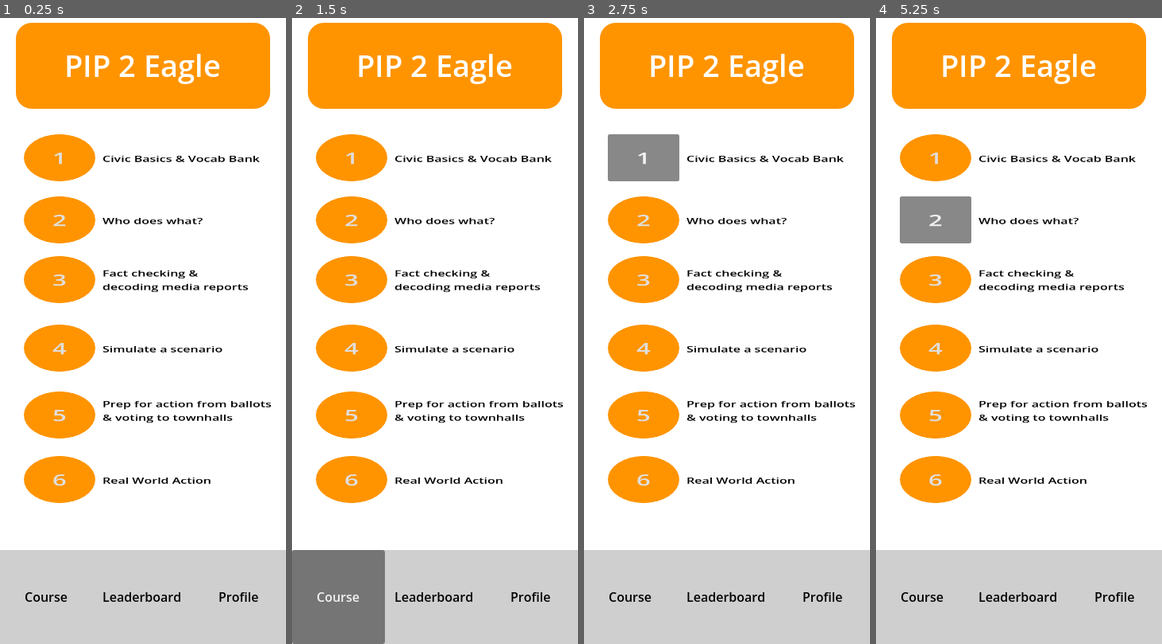
Above: before the commit, frames 1-4 (left to right).
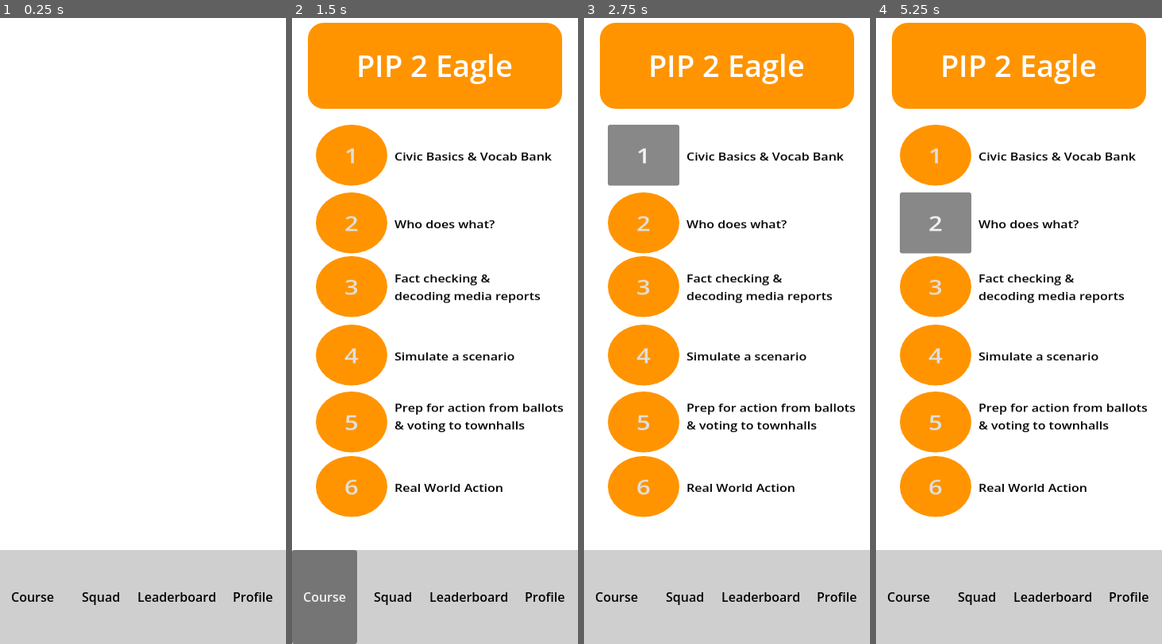
Above: after the commit, the same moments.

Repository: lyhottag13/principled-innovation
Game: Godot game, scene res://control.tscn
The game is run twice, just before and just after one commit, with the same random seed, the same clock (stepped at 60 frames per second) and the same inputs.
Inputs (mouse positions are in pixels of both pictures, inside the frame that each line leads up to):
- Up to frame 1 (0.25 s): no input
- Up to frame 2 (1.5 s): click (392, 593) at 0.5 s, where only the run after the commit has a clickable "Squad"; click "Course" at 1.25 s
- Up to frame 3 (2.75 s): click "1" at 2 s
- Up to frame 4 (5.25 s): click "Leaderboard" at 2.75 s; click "Profile" at 3.5 s; click "Course" at 4.25 s; click "2" at 5 s

The runs differ from the first frame. In frame 1, 23% of the frame differs, in the area x 4-96%, y 0-94%; in frame 2, 9.8%; in frame 3, 8.4%; in frame 4, 8.4%.

Commit message:
Created squad screen

Diff:
--- a/control.gd
+++ b/control.gd
@@ -3,6 +3,7 @@
 @onready var course: Control = %Course
 @onready var leaderboard: Control = %Leaderboard
 @onready var profile: Control = %Profile
+@onready var squad: Control = %Squad
 @onready var main_screen: Node = %MainScreen
 
 func _on_course_button_pressed() -> void:
@@ -23,3 +24,8 @@
 func _hide_screens() -> void:
 	for screen: Control in main_screen.get_children():
 		screen.hide()
+
+
+func _on_squad_button_pressed() -> void:
+	_hide_screens()
+	squad.show()
--- a/control.tscn
+++ b/control.tscn
@@ -9,8 +9,8 @@
 
 [sub_resource type="StyleBoxEmpty" id="StyleBoxEmpty_g4v7s"]
 
-[sub_resource type="StyleBoxFlat" id="StyleBoxFlat_yf5fn"]
-bg_color = Color(1, 0.58124995, 0, 1)
+[sub_resource type="StyleBoxFlat" id="StyleBoxFlat_kbped"]
+bg_color = Color(1, 0.5803922, 0, 1)
 border_color = Color(1, 0.5803922, 0, 1)
 corner_radius_top_left = 20
 corner_radius_top_right = 20
@@ -27,6 +27,14 @@
 [sub_resource type="Theme" id="Theme_gj7qu"]
 Button/font_sizes/font_size = 31
 Button/styles/normal = SubResource("StyleBoxFlat_uchyk")
+
+[sub_resource type="StyleBoxFlat" id="StyleBoxFlat_yf5fn"]
+bg_color = Color(0.59375, 0, 1, 1)
+border_color = Color(1, 0.5803922, 0, 1)
+corner_radius_top_left = 20
+corner_radius_top_right = 20
+corner_radius_bottom_right = 20
+corner_radius_bottom_left = 20
 
 [sub_resource type="StyleBoxFlat" id="StyleBoxFlat_ee4bf"]
 bg_color = Color(1, 0, 0.5062504, 1)
@@ -89,6 +97,13 @@
 theme_override_styles/normal = SubResource("StyleBoxEmpty_g4v7s")
 text = "Course"
 
+[node name="SquadButton" type="Button" parent="BottomPanel/BottomButtonContainer" unique_id=1618123372]
+layout_mode = 2
+size_flags_horizontal = 3
+theme_override_colors/font_color = Color(0, 0, 0, 1)
+theme_override_styles/normal = SubResource("StyleBoxEmpty_g4v7s")
+text = "Squad"
+
 [node name="LeaderboardButton" type="Button" parent="BottomPanel/BottomButtonContainer" unique_id=1477638157]
 layout_mode = 2
 size_flags_horizontal = 3
@@ -108,6 +123,7 @@
 
 [node name="Course" type="Control" parent="MainScreen" unique_id=440000057]
 unique_name_in_owner = true
+visible = false
 layout_mode = 3
 anchors_preset = 15
 anchor_right = 1.0
@@ -131,7 +147,7 @@
 layout_mode = 2
 size_flags_vertical = 1
 theme_override_font_sizes/font_size = 38
-theme_override_styles/normal = SubResource("StyleBoxFlat_yf5fn")
+theme_override_styles/normal = SubResource("StyleBoxFlat_kbped")
 text = "PIP 2 Eagle"
 horizontal_alignment = 1
 vertical_alignment = 1
@@ -144,12 +160,12 @@
 anchor_right = 0.5
 anchor_bottom = 0.5
 offset_left = -150.0
-offset_top = -240.0
+offset_top = -251.99998
 offset_right = -60.0
-offset_bottom = -150.0
-grow_horizontal = 2
-grow_vertical = 2
-scale = Vector2(1, 0.655)
+offset_bottom = -161.99998
+grow_horizontal = 2
+grow_vertical = 2
+scale = Vector2(1, 0.85)
 theme = SubResource("Theme_gj7qu")
 text = "1"
 
@@ -170,12 +186,12 @@
 anchor_right = 0.5
 anchor_bottom = 0.5
 offset_left = -150.0
-offset_top = -162.0
+offset_top = -167.0
 offset_right = -60.0
-offset_bottom = -72.0
-grow_horizontal = 2
-grow_vertical = 2
-scale = Vector2(1, 0.655)
+offset_bottom = -77.0
+grow_horizontal = 2
+grow_vertical = 2
+scale = Vector2(1, 0.85)
 theme = SubResource("Theme_gj7qu")
 text = "2"
 
@@ -201,7 +217,7 @@
 offset_bottom = 3.0
 grow_horizontal = 2
 grow_vertical = 2
-scale = Vector2(1, 0.655)
+scale = Vector2(1, 0.85)
 theme = SubResource("Theme_gj7qu")
 text = "3"
 
@@ -228,7 +244,7 @@
 offset_bottom = 89.00003
 grow_horizontal = 2
 grow_vertical = 2
-scale = Vector2(1, 0.655)
+scale = Vector2(1, 0.85)
 theme = SubResource("Theme_gj7qu")
 text = "4"
 
@@ -254,7 +270,7 @@
 offset_bottom = 173.0
 grow_horizontal = 2
 grow_vertical = 2
-scale = Vector2(1, 0.655)
+scale = Vector2(1, 0.85)
 theme = SubResource("Theme_gj7qu")
 text = "5"
 
@@ -281,7 +297,7 @@
 offset_bottom = 254.0
 grow_horizontal = 2
 grow_vertical = 2
-scale = Vector2(1, 0.655)
+scale = Vector2(1, 0.85)
 theme = SubResource("Theme_gj7qu")
 text = "6"
 
@@ -293,6 +309,132 @@
 offset_bottom = 58.114506
 theme_override_colors/font_color = Color(0, 0, 0, 1)
 text = "Real World Action"
+
+[node name="Squad" type="Control" parent="MainScreen" unique_id=214035354]
+unique_name_in_owner = true
+visible = false
+layout_mode = 3
+anchors_preset = 15
+anchor_right = 1.0
+anchor_bottom = 1.0
+grow_horizontal = 2
+grow_vertical = 2
+mouse_filter = 2
+
+[node name="MarginContainer" type="MarginContainer" parent="MainScreen/Squad" unique_id=1900800036]
+layout_mode = 1
+anchors_preset = 10
+anchor_right = 1.0
+offset_bottom = 148.0
+grow_horizontal = 2
+theme_override_constants/margin_left = 20
+theme_override_constants/margin_top = 20
+theme_override_constants/margin_right = 20
+theme_override_constants/margin_bottom = 20
+
+[node name="Label" type="Label" parent="MainScreen/Squad/MarginContainer" unique_id=1386843671]
+layout_mode = 2
+size_flags_vertical = 1
+theme_override_font_sizes/font_size = 38
+theme_override_styles/normal = SubResource("StyleBoxFlat_yf5fn")
+text = "PIP Squad"
+horizontal_alignment = 1
+vertical_alignment = 1
+
+[node name="Person" type="Control" parent="MainScreen/Squad" unique_id=1696602731]
+anchors_preset = 0
+offset_right = 40.0
+offset_bottom = 40.0
+
+[node name="TextureRect" type="TextureRect" parent="MainScreen/Squad/Person" unique_id=382506875]
+layout_mode = 0
+offset_left = 28.0
+offset_top = 152.0
+offset_right = 100.0
+offset_bottom = 224.0
+texture = ExtResource("2_qtu10")
+expand_mode = 1
+
+[node name="Label" type="Label" parent="MainScreen/Squad/Person" unique_id=234206437]
+layout_mode = 0
+offset_left = 119.0
+offset_top = 182.0
+offset_right = 159.0
+offset_bottom = 205.0
+theme_override_colors/font_color = Color(0, 0, 0, 1)
+text = "SuperDuperCIVIC (You)"
+
+[node name="Person2" type="Control" parent="MainScreen/Squad" unique_id=458735800]
+anchors_preset = 0
+offset_top = 88.0
+offset_right = 40.0
+offset_bottom = 128.0
+
+[node name="TextureRect" type="TextureRect" parent="MainScreen/Squad/Person2" unique_id=801745541]
+layout_mode = 0
+offset_left = 28.0
+offset_top = 152.0
+offset_right = 100.0
+offset_bottom = 224.0
+texture = ExtResource("2_qtu10")
+expand_mode = 1
+
+[node name="Label" type="Label" parent="MainScreen/Squad/Person2" unique_id=2145521909]
+layout_mode = 0
+offset_left = 119.0
+offset_top = 182.0
+offset_right = 159.0
+offset_bottom = 205.0
+theme_override_colors/font_color = Color(0, 0, 0, 1)
+text = "ILoveCivics!"
+
+[node name="Person3" type="Control" parent="MainScreen/Squad" unique_id=1894648330]
+anchors_preset = 0
+offset_top = 183.0
+offset_right = 40.0
+offset_bottom = 223.0
+
+[node name="TextureRect" type="TextureRect" parent="MainScreen/Squad/Person3" unique_id=1893568298]
+layout_mode = 0
+offset_left = 28.0
+offset_top = 152.0
+offset_right = 100.0
+offset_bottom = 224.0
+texture = ExtResource("2_qtu10")
+expand_mode = 1
+
+[node name="Label" type="Label" parent="MainScreen/Squad/Person3" unique_id=217071903]
+layout_mode = 0
+offset_left = 119.0
+offset_top = 182.0
+offset_right = 159.0
+offset_bottom = 205.0
+theme_override_colors/font_color = Color(0, 0, 0, 1)
+text = "PrincipledInnovationRocks"
+
+[node name="Person4" type="Control" parent="MainScreen/Squad" unique_id=1272794024]
+anchors_preset = 0
+offset_top = 279.0
+offset_right = 40.0
+offset_bottom = 319.0
+
+[node name="TextureRect" type="TextureRect" parent="MainScreen/Squad/Person4" unique_id=931511387]
+layout_mode = 0
+offset_left = 28.0
+offset_top = 152.0
+offset_right = 100.0
+offset_bottom = 224.0
+texture = ExtResource("2_qtu10")
+expand_mode = 1
+
+[node name="Label" type="Label" parent="MainScreen/Squad/Person4" unique_id=1597244156]
+layout_mode = 0
+offset_left = 119.0
+offset_top = 182.0
+offset_right = 159.0
+offset_bottom = 205.0
+theme_override_colors/font_color = Color(0, 0, 0, 1)
+text = "CivicIndividual"
 
 [node name="Profile" type="Control" parent="MainScreen" unique_id=454452690]
 unique_name_in_owner = true
@@ -470,6 +612,7 @@
 label_text = "  8    SuperDuperCIVIC (You)"
 
 [connection signal="pressed" from="BottomPanel/BottomButtonContainer/CourseButton" to="." method="_on_course_button_pressed"]
+[connection signal="pressed" from="BottomPanel/BottomButtonContainer/SquadButton" to="." method="_on_squad_button_pressed"]
 [connection signal="pressed" from="BottomPanel/BottomButtonContainer/LeaderboardButton" to="." method="_on_leaderboard_button_pressed"]
 [connection signal="pressed" from="BottomPanel/BottomButtonContainer/ProfileButton" to="." method="_on_profile_button_pressed"]
 [connection signal="pressed" from="MainScreen/Course/Button" to="." method="_on_button_pressed"]
Not shown, changed: docs/index.pck
